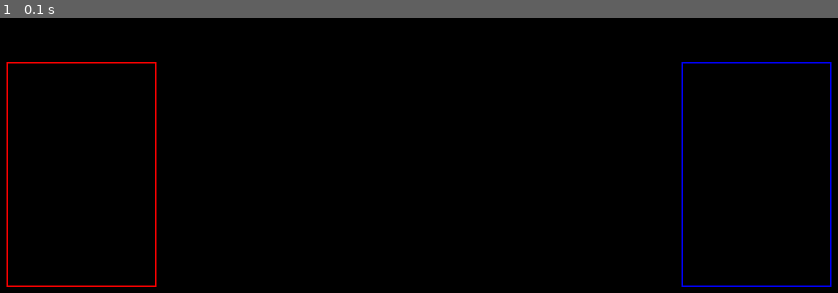
Above: before the commit, frame 1.
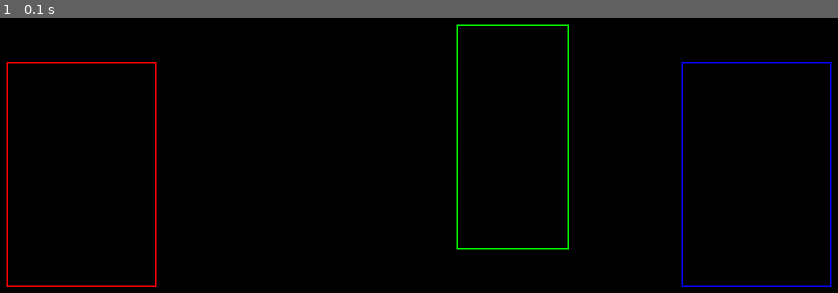
Above: after the commit, the same moment.

Repository: bapostol32/qa-portfolio-template
Game: pygame game, started from projects/turnbased_game/pygame_window_test.py
The game is run twice, just before and just after one commit, with the same random seed, the same clock (stepped at 60 frames per second) and the same inputs.
Inputs:
- Up to frame 1 (0.1 s): no input

The runs differ from the first frame. In frame 1, 0.6% of the frame differs, in the area x 54-68%, y 2-85%.

Commit message:
rebalanced gameplay logic

Diff:
--- a/projects/turnbased_game/character_classes/base_character.py
+++ b/projects/turnbased_game/character_classes/base_character.py
@@ -105,6 +105,8 @@
                 print("Invalid choice. Please try again.")
         time.sleep(1)
 
+    # def status
+
 
 # Character stat templates
 char_warrior = {"health": 150, "rage": 0}
--- a/projects/turnbased_game/character_classes/rogue.py
+++ b/projects/turnbased_game/character_classes/rogue.py
@@ -37,7 +37,7 @@
         else:
             stamina_recovery = 20
             self.stamina += stamina_recovery
-            print(f"{attacker} {dmg} damage to {target} health.")
+            print(f"{attacker} {dmg} damage to {target} health. Recovered {stamina_recovery} stamina.")
         return
 
     def special(self, enemy, is_enemy=False):
@@ -46,13 +46,13 @@
             attacker = "You step" if not is_enemy else "Your opponent steps"
             target = "attack from behind your opponent" if not is_enemy else "attacks from from behind you"
             print(f"{attacker} into the shadows... and {target}...")
-            dmg = self.get_attack_dmg(base=45, crit=60, super_crit=70, crit_chance=0.4, super_crit_chance=0.3)
+            dmg = self.get_attack_dmg(base=45, crit=60, super_crit=70, crit_chance=0.4, super_crit_chance=0.31)
             enemy.health -= dmg
             target = "Enemy takes" if not is_enemy else "You take"
             if dmg == 60:
                 stamina_recovery = 20
                 self.stamina += stamina_recovery
-                print(f"CRITICAL HIT. {target} {dmg} damage.")
+                print(f"CRITICAL HIT. {target} {dmg} damage. Recovered {stamina_recovery} stamina.")
             elif dmg == 70:
                 stamina_recovery = 40
                 self.stamina += stamina_recovery
@@ -81,14 +81,15 @@
         available = self.get_available_actions()
         return action in available
 
-    def item(self):
+    def item(self, is_enemy=False):
         if self.item_count > 0:
             self.item_count -= 1
             health_recovery = 45
             stamina_recovery = 20
             self.health += health_recovery
             self.stamina += stamina_recovery
-            print(f"""Takes a drink from a flask...
+            target = "You" if not is_enemy else "Enemy"
+            print(f"""{target} takes a drink from a flask...
                   Recovers {health_recovery} health and
                   {stamina_recovery} stamina.""")
         return
@@ -110,7 +111,7 @@
                 "letter": "B",
                 "name": "Shadow Strike",
                 "damage": self.get_attack_dmg(base=45, crit=60, super_crit=70,
-                                            crit_chance=0.4, super_crit_chance=0.3,
+                                            crit_chance=0.37, super_crit_chance=0.35,
                                             return_range=True),
                 "cost": "50 stamina",
                 "effect": "Crits restore stamina | From shadows",
@@ -120,7 +121,7 @@
             "item": {
                 "letter": "C",
                 "name": "Flask",
-                "damage": "Heals 30 HP + 20 stamina",
+                "damage": "Heals 45 HP + 20 stamina",
                 "cost": "1 flask",
                 "effect": f"({self.item_count} remaining)",
                 "available": self.item_count > 0,
--- a/projects/turnbased_game/character_classes/warrior.py
+++ b/projects/turnbased_game/character_classes/warrior.py
@@ -86,6 +86,10 @@
             return True
         return False
 
+    # def revenge(self, enemy, is_enemy=True):
+    #     while True:
+    #         if warrior
+
     def item(self, is_enemy=False):
         if self.item_count > 0:
             target = "You drink" if not is_enemy else "Enemy drinks"
@@ -140,7 +144,6 @@
                 "effect": f"({self.item_count} remaining)",
                 "available": self.item_count > 0,
                 "requirement": "Requires potion"
-
             }
         }
 
--- a/projects/turnbased_game/character_classes/wizard.py
+++ b/projects/turnbased_game/character_classes/wizard.py
@@ -16,7 +16,7 @@
     def __init__(self):
         self.health = 120
         self.mana = 180
-        self.item_count = 3
+        self.item_count = 2
         super().__init__(self.health, self.mana)
 
 
@@ -26,12 +26,12 @@
             attacker = "You raise your staff" if not is_enemy else "The enemy raises their staff"
             target = "Enemy receives" if not is_enemy else "You receive"
             print(f"{attacker} raises their staff and summons a bolt of lightning...")
-            dmg = self.get_attack_dmg(base=10, crit=30, crit_chance=0.35)
+            dmg = self.get_attack_dmg(base=10, crit=35, crit_chance=0.40)
             enemy.health -= dmg
-            if dmg == 30:
+            if dmg == 35:
                 mana_recovery = 50
                 self.mana += mana_recovery
-                print(f"CRITICAL HIT. {target} takes {dmg} damage. ")
+                print(f"CRITICAL HIT. {target} takes {dmg} damage. Recover {mana_recovery} mana.")
             else:
                 mana_recovery = 25
                 self.mana += mana_recovery
@@ -49,11 +49,12 @@
             {attacker} staff and summons a giant fireball...
             """)
             self.mana -= 75
-            dmg = self.get_attack_dmg(base=60, crit=75, super_crit=0, crit_chance=0.25, super_crit_chance=0)
+            dmg = self.get_attack_dmg(base=60, crit=75, super_crit=0, crit_chance=0.30, super_crit_chance=0)
             enemy.health -= dmg
             if dmg == 75:
+                attacker = "Enemy takes" if not is_enemy else "You take"
                 print("CRITICAL HIT.")
-            print(f"{target} takes {dmg} damage.")
+            print(f"{target} {dmg} damage.")
         else:
             print("Not enough mana.")
         return
@@ -64,7 +65,7 @@
         if self.mana >= 25:
             self.mana -= 25
             target = "you" if not is_enemy else "your enemy"
-            health_recovery = 45
+            health_recovery = 50
             self.health += health_recovery
             print(f"""A beam of light falls upon
                   {target}...
@@ -73,6 +74,17 @@
         else:
             print("Not enough mana.")
         return
+    # WIP for new Wizard spell
+    def spell_magic_bubble(self, enemy, is_enemy=False):
+        if self.mana >= 40:
+            self.mana -= 40
+            status_effect = True
+            turn_counter = 3
+            if status_effect and turn_counter >1:
+                turn_counter -= 1
+            else:
+                status_effect = False
+
 
     def item(self, is_enemy=False):
         if self.item_count > 0:
--- a/projects/turnbased_game/main_gameloop/main_game_loop.py
+++ b/projects/turnbased_game/main_gameloop/main_game_loop.py
@@ -71,7 +71,10 @@
     while player.health > 0 and enemy.character.health > 0:
         # Player's turn
         gl_print_status(player, enemy)
+        # check_status_effect()
         player.take_turn(enemy.character)
+        # if player.take_turn():
+        #     turn_counter -= 1
         time.sleep(1)
         if enemy.character.health <= 0:
             print("====Your opponent has been slain. You are victorious!!====")
--- a/projects/turnbased_game/pygame_window_test.py
+++ b/projects/turnbased_game/pygame_window_test.py
@@ -26,6 +26,7 @@
         screen1.fill(BLACK) # draws screen with a full black screen
         player_zone = pygame.draw.rect(screen1, RED, (50, 100, 200, 300), 2)
         enemy_zone = pygame.draw.rect(screen1, BLUE, (950, 100, 200, 300), 2)
+        health_bars = pygame.draw.rect(screen1, GREEN, (650, 50, 150, 300), 2)
         pygame.display.flip() # produces draw on screen
         time_clock1.tick(60) # sets fps
 
Not shown, changed: projects/turnbased_game/README.md
